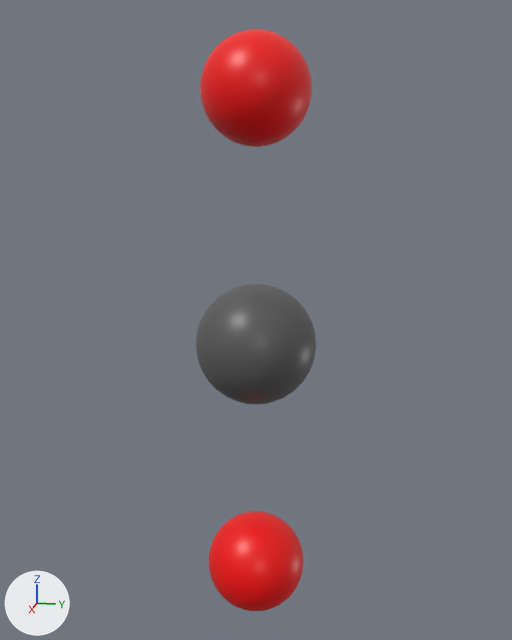
Before and after pictures for a commit that changed the FBX model output/carbon_dioxide_symmetric_vibration.fbx.
Both versions are drawn from a 50 mm camera at (4.19, 0.84, 1.2) aimed at (-0.03, -0.01, 0.15). Arrows for +X, +Y and +Z are at lower left; the lights stay in place.

In view in the first picture: 'C01', 'O02', 'O03'.
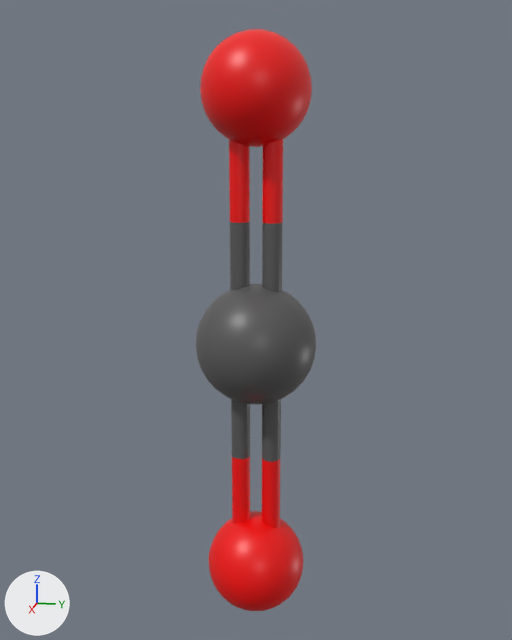
Where the change shows, as pixel boxes [x1, y1, x2, y2] in the pictures (512 x 640 px):
'C01=O02', added
    after: [229, 139, 283, 292]
    faces in mat_o (red #f30000): [229, 139, 283, 224]
    faces in mat_c (dark grey #595959): [230, 222, 283, 292]
'C01=O03', added
    after: [231, 399, 281, 528]
    faces in mat_o (red #f30000): [232, 456, 280, 528]
    faces in mat_c (dark grey #595959): [231, 399, 281, 462]

What the commit changed:
Mesh me_c01_o03 is new.
It consists of a 32-sided cylinder along z spanning x -0.06..0.06, y 0.04..0.16, z 0.0..0.76, material slot 0; a 32-sided cylinder along z spanning x -0.06..0.06, y 0.04..0.16, z -0.76..0.0, material slot 1; a 32-sided cylinder along z spanning x -0.06..0.06, y -0.16..-0.04, z -0.76..0.0, material slot 1; a 32-sided cylinder along z spanning x -0.06..0.06, y -0.16..-0.04, z 0.0..0.76, material slot 0.
It uses material mat_c (dark grey #595959).
It uses material mat_o (red #f30000).
Mesh me_c01_o02 is new.
It consists of a 32-sided cylinder along z spanning x -0.06..0.06, y 0.04..0.16, z -0.76..0.0, material slot 0; a 32-sided cylinder along z spanning x -0.06..0.06, y 0.04..0.16, z 0.0..0.76, material slot 1; a 32-sided cylinder along z spanning x -0.06..0.06, y -0.16..-0.04, z 0.0..0.76, material slot 1; a 32-sided cylinder along z spanning x -0.06..0.06, y -0.16..-0.04, z -0.76..0.0, material slot 0.
It uses material mat_c (dark grey #595959).
It uses material mat_o (red #f30000).
Object 'C01=O03' (ob_c01_o03) is new; it shows me_c01_o03.
Its location is (0.0, 0.0, -0.757).
Object 'C01=O02' (ob_c01_o02) is new; it shows me_c01_o02.
Its location is (0.0, 0.0, 0.757).
